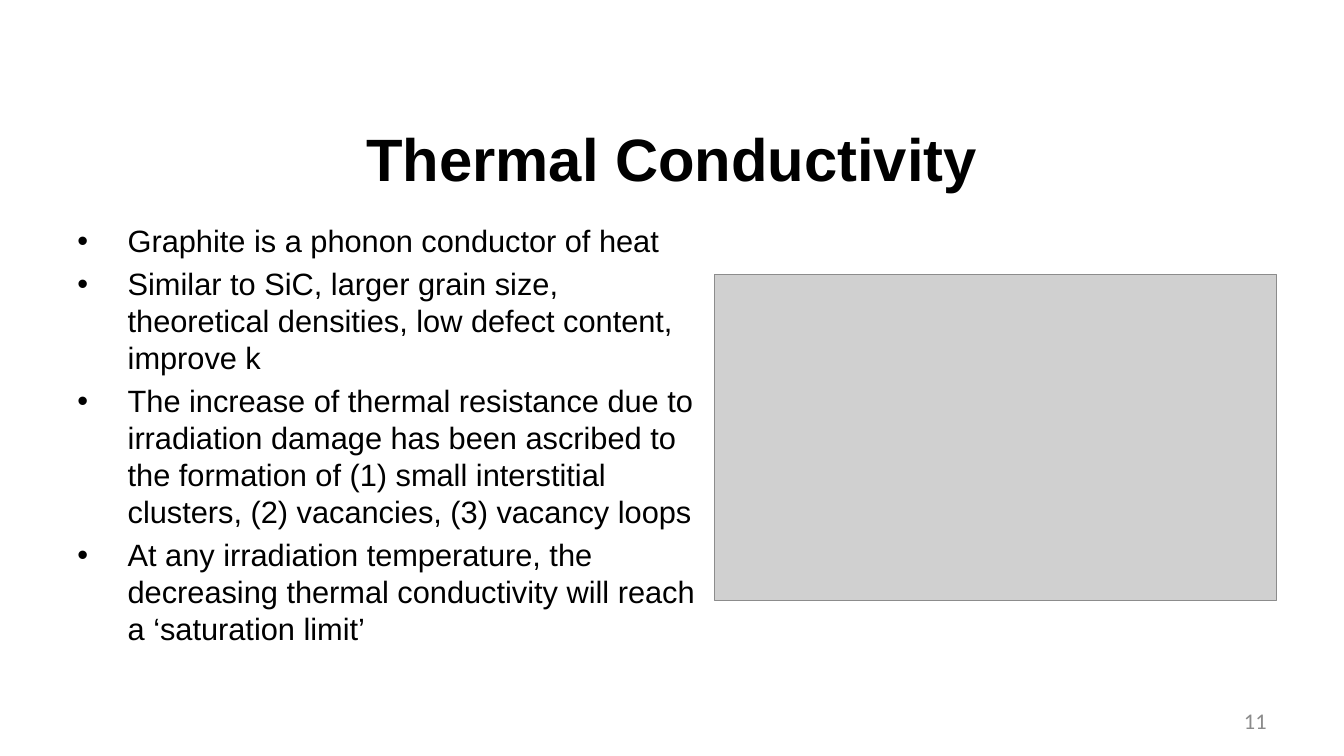
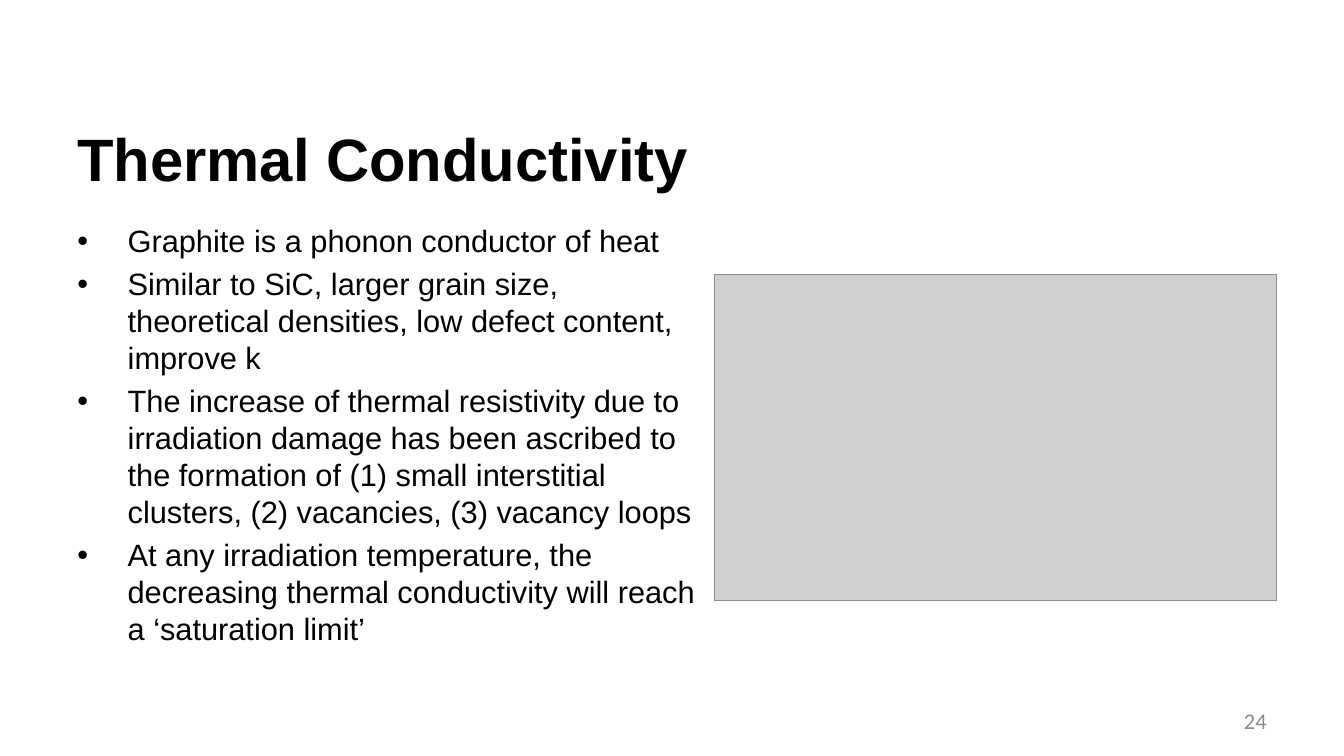
Before and after one commit to benbeeler/TEACHING, a slide deck: slide 24 of Advanced Reactor Materials/Fall2025/Lec5_TRISO.pptx (slide 11 before the commit). Drawn at 1344x756 pixels with LibreOffice and Linux fonts; fonts in the diff are those of the drawing; grey boxes stand for pictures; background and template pictures are left out. Boxes give left, top, right and bottom in pixels: in the first picture for what was removed or moved away, otherwise in the second. Text is boxed around its words. In the diff, an @@ line names an element or a change of style, - is before the commit and + after.

```diff
--- a/Advanced Reactor Materials/Fall2025/Lec5_TRISO.pptx
+++ b/Advanced Reactor Materials/Fall2025/Lec5_TRISO.pptx
@@ title "Thermal Conductivity" at (x1=77, y1=137, x2=688, y2=193): alignment centre to left @@
@@ text at (x1=128, y1=389, x2=691, y2=529): text changed @@
-• The increase of thermal resistance due to irradiation damage has been ascribed to the formation of (1) small interstitial clusters, (2) vacancies, (3) vacancy loops
+• The increase of thermal resistivity due to irradiation damage has been ascribed to the formation of (1) small interstitial clusters, (2) vacancies, (3) vacancy loops
@@ page number at (x1=1244, y1=714, x2=1267, y2=729): text changed @@
-11
+24
```
Also in this commit, not shown: 18 other slides changed, 15 slides added, 18 slides removed, 5 other files.
